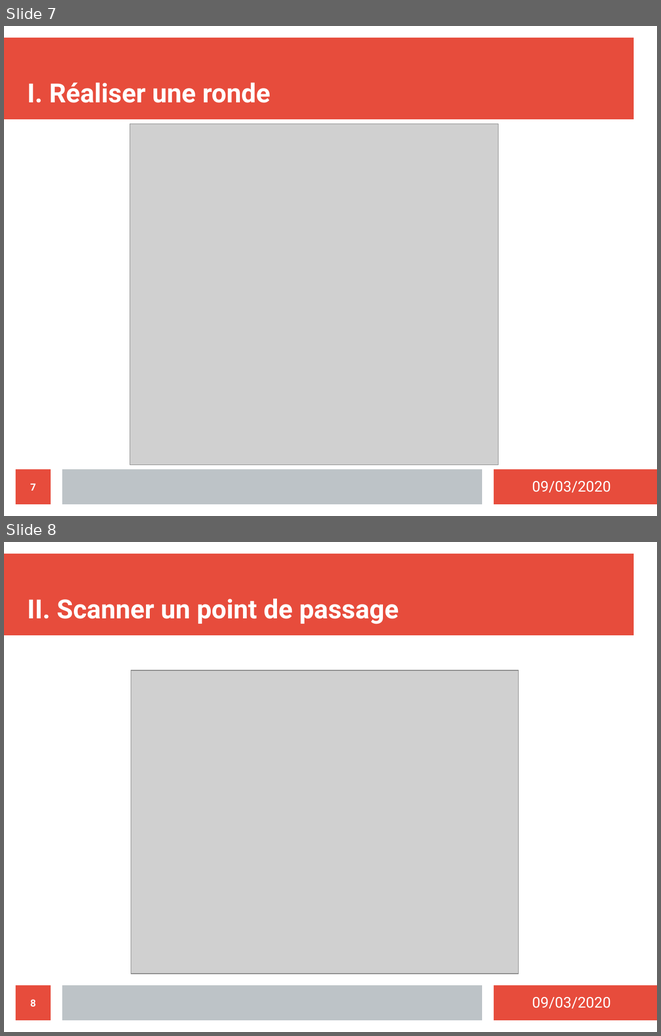
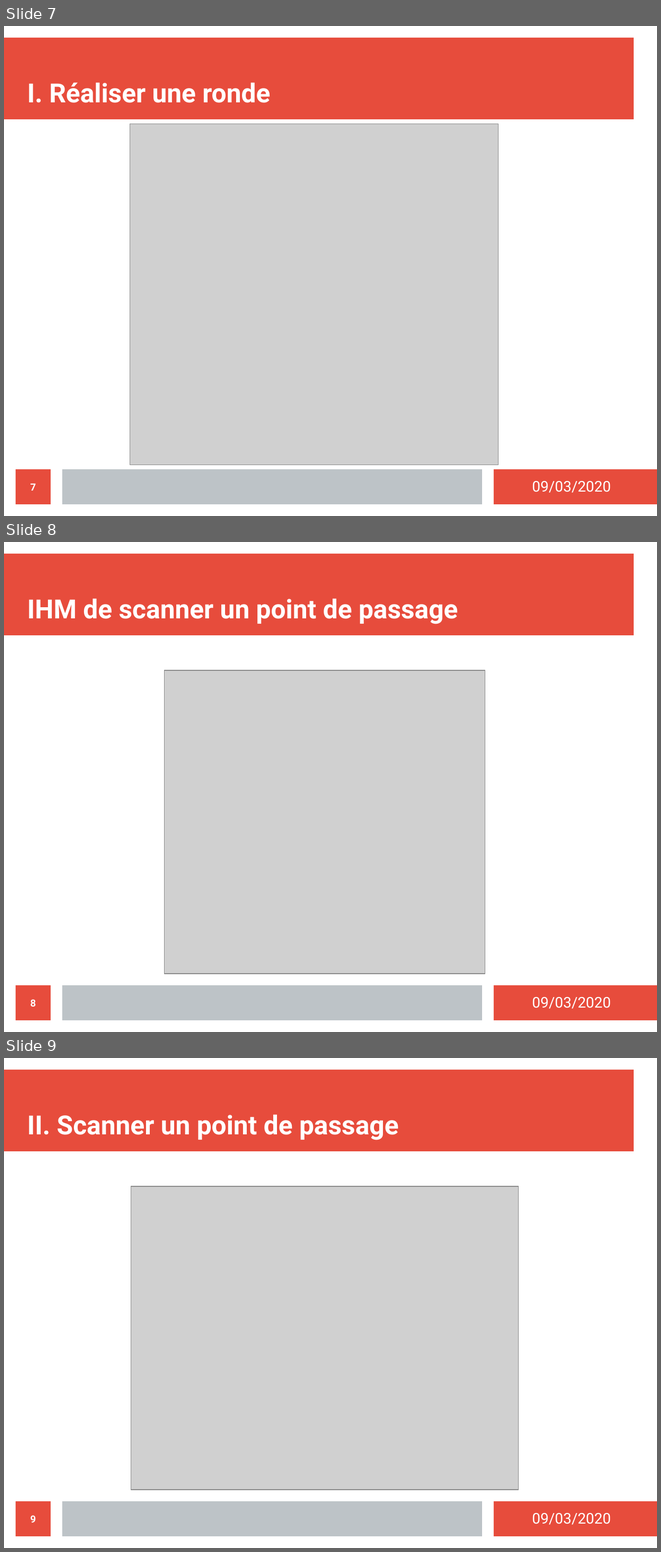
Before and after one commit to MezeretteBrice/Projet_Ronde, a slide deck: SOUTENANCE/Revue2/MezeretteBrice.odp. Shown one above the other, each under a label of ours: slides 7 and 8 before the commit, slides 7, 8 and 9 after it. The pictures are 661x1036 and 661x1552 pixels, drawn with LibreOffice and Linux fonts; fonts in the diff are those of the drawing; grey boxes stand for pictures. Boxes give left, top, right and bottom in pixels: in the first picture for what was removed or moved away, otherwise in the second. Text is boxed around its words. In the diff, an @@ line names an element or a change of style, - is before the commit and + after.

```diff
--- a/SOUTENANCE/Revue2/MezeretteBrice.odp
+++ b/SOUTENANCE/Revue2/MezeretteBrice.odp
@@ slide 8 added at [4, 542, 657, 1032], background #FFFFFF; not listed: 4 template elements that a slide beside it also shows @@
@@ title added at [27, 598, 458, 624], 32 pt, text #FFFFFF, bold @@
+IHM de scanner un point de passage
@@ picture added at [165, 671, 485, 974] @@
@@ page number added at [16, 985, 51, 1020], fill #E74C3C, 12 pt, text #FFFFFF, bold @@
+8
@@ what was slide 8 is now slide 9 @@
@@ page number at [30, 1515, 36, 1522]: text changed @@
-8
+9
```
Also in this commit, not shown: 3 other slides added, 1 other file.
